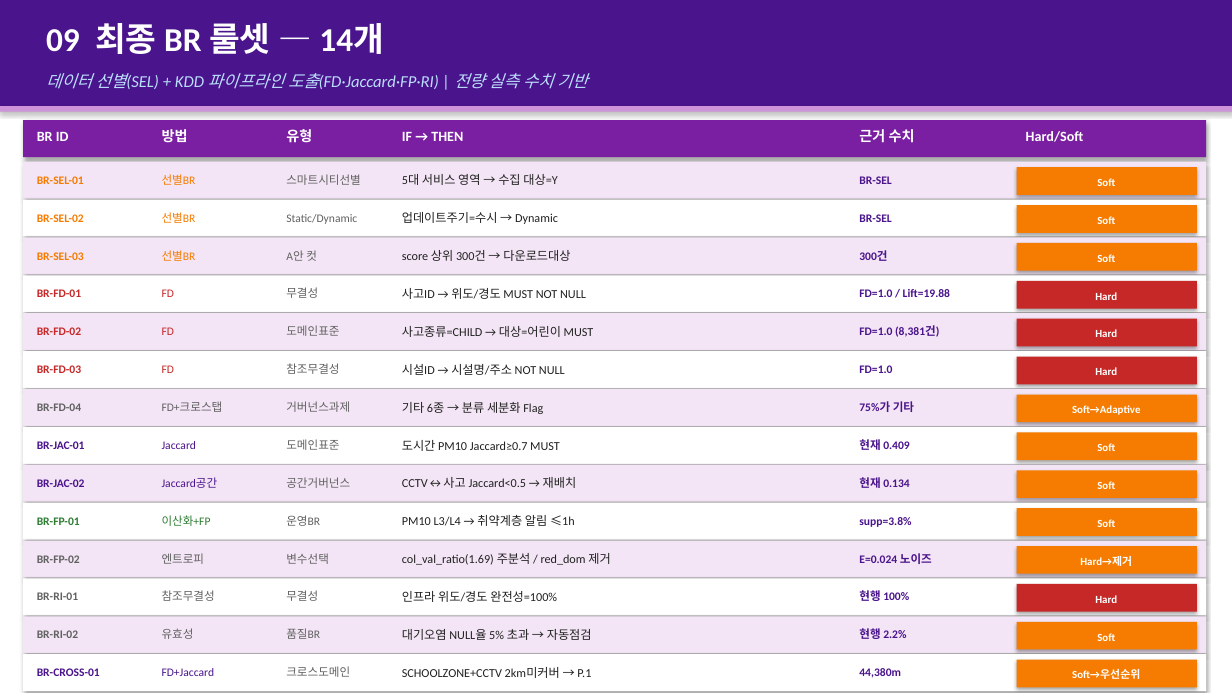
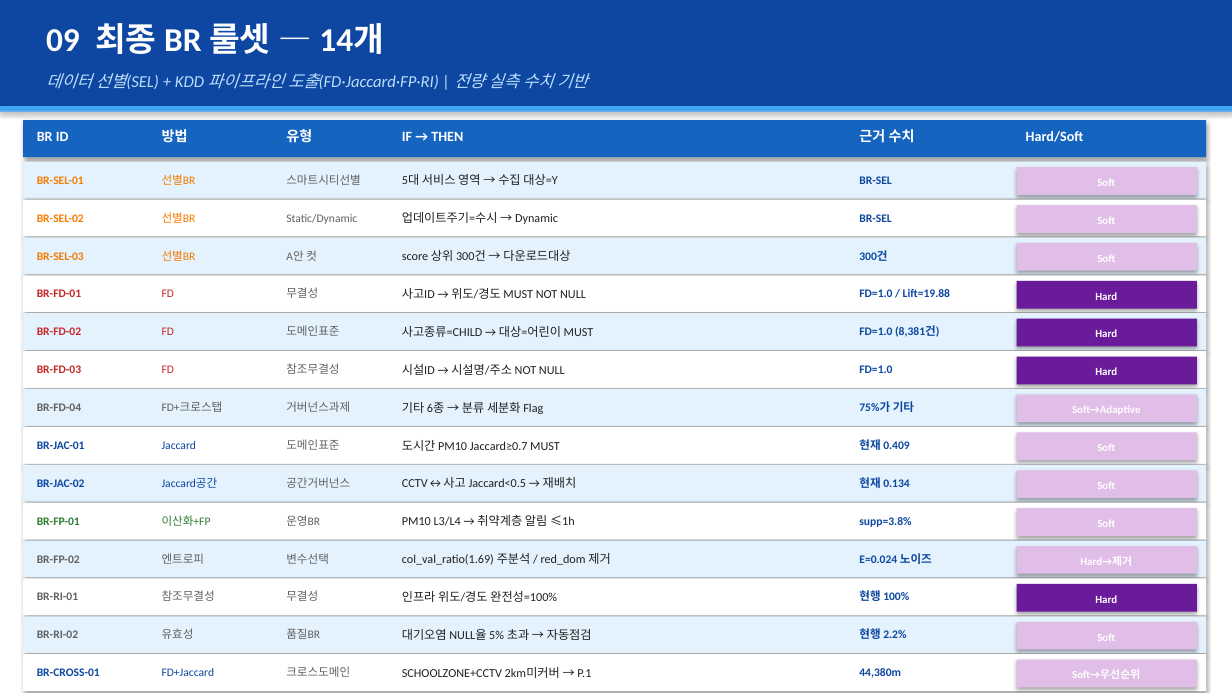
Before and after one commit to yimju/DataIntelligence-project, a slide deck: slide 10 of 스마트시티_데이터거버넌스_BR마이닝_v4.pptx. Drawn at 1232x693 pixels with LibreOffice and Linux fonts; fonts in the diff are those of the drawing. Boxes give left, top, right and bottom in pixels: in the first picture for what was removed or moved away, otherwise in the second. Text is boxed around its words. In the diff, an @@ line names an element or a change of style, - is before the commit and + after.

```diff
--- a/스마트시티_데이터거버넌스_BR마이닝_v4.pptx
+++ b/스마트시티_데이터거버넌스_BR마이닝_v4.pptx
@@ rectangle at box(0, 0, 1232, 106): fill #4A148C to #0D47A1 @@
@@ rectangle at box(0, 106, 1232, 112): fill #CE93D8 to #42A5F5 @@
@@ rectangle at box(23, 120, 1206, 157): fill #7B1FA2 to #1565C0 @@
@@ fill #C62828 to #6A1B9A in 4 elements at box(1017, 281, 1197, 309), box(1017, 319, 1197, 347), box(1017, 357, 1197, 384), box(1017, 584, 1197, 612) @@
@@ fill #F3E5F5 to #E3F2FD in 7 elements at box(23, 162, 1206, 199), box(23, 238, 1206, 274), box(23, 313, 1206, 350), box(23, 389, 1206, 426), box(23, 465, 1206, 502), box(23, 541, 1206, 578), box(23, 616, 1206, 653) @@
@@ text colour #4A148C to #0D47A1 in 20 elements at box(859, 176, 891, 184), box(859, 214, 891, 222), box(859, 250, 887, 261), box(859, 289, 950, 297), box(859, 326, 939, 337), box(859, 365, 892, 373), box(859, 401, 914, 412), box(37, 441, 85, 449), box(162, 441, 196, 449), box(859, 439, 909, 450), box(37, 479, 85, 487), box(162, 477, 218, 488), box(859, 477, 909, 488), box(859, 517, 911, 527), box(859, 553, 932, 564), box(859, 590, 909, 601), box(859, 628, 906, 639), box(37, 668, 100, 676), box(162, 668, 215, 676), box(859, 668, 901, 678) @@
@@ fill #F57C00 to #E1BEE7 in 10 elements at box(1017, 167, 1197, 195), box(1017, 205, 1197, 233), box(1017, 243, 1197, 271), box(1017, 395, 1197, 422), box(1017, 433, 1197, 460), box(1017, 470, 1197, 498), box(1017, 508, 1197, 536), box(1017, 546, 1197, 574), box(1017, 622, 1197, 650), box(1017, 660, 1197, 688) @@
```
Also in this commit, not shown: 10 other slides changed.
